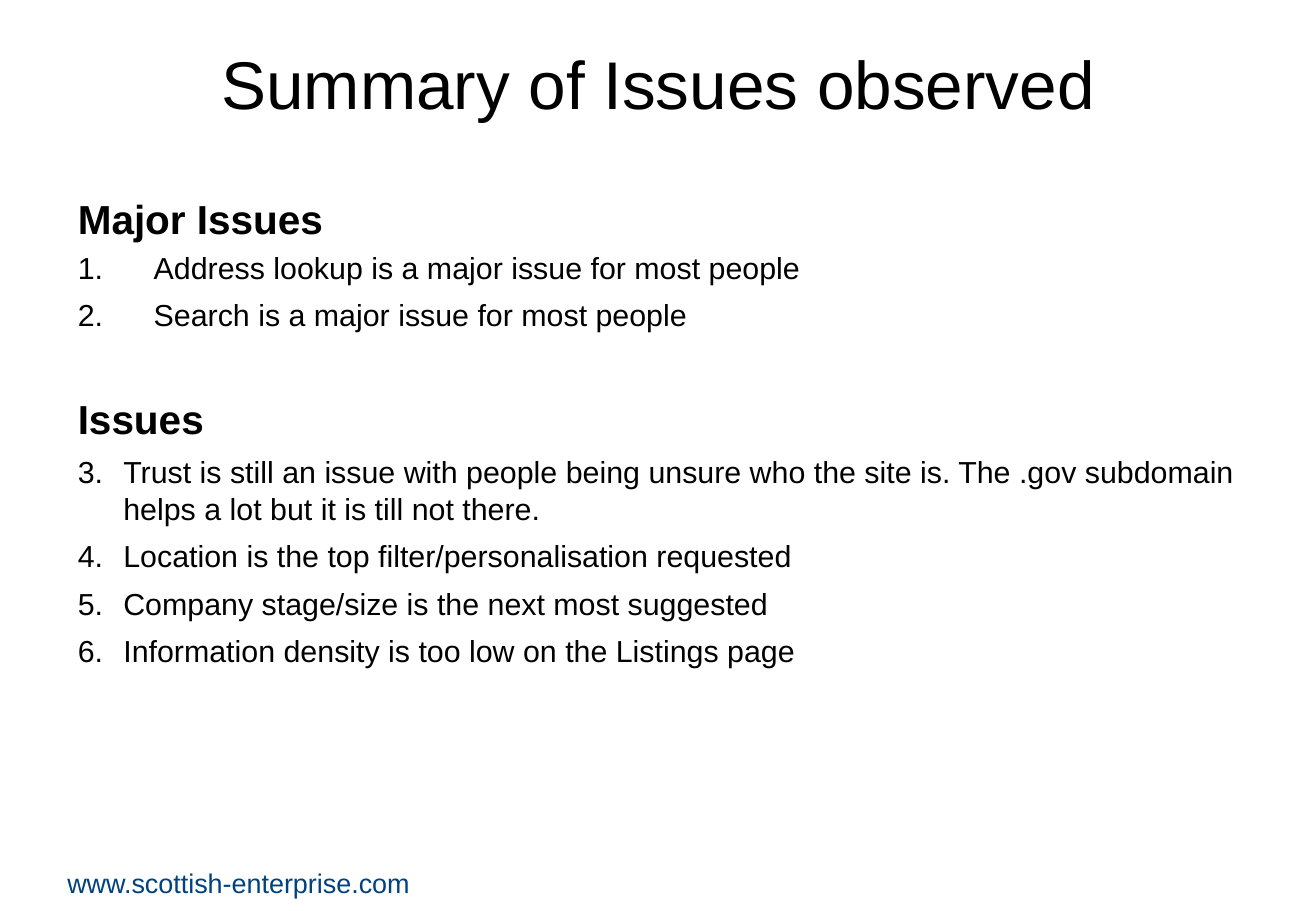
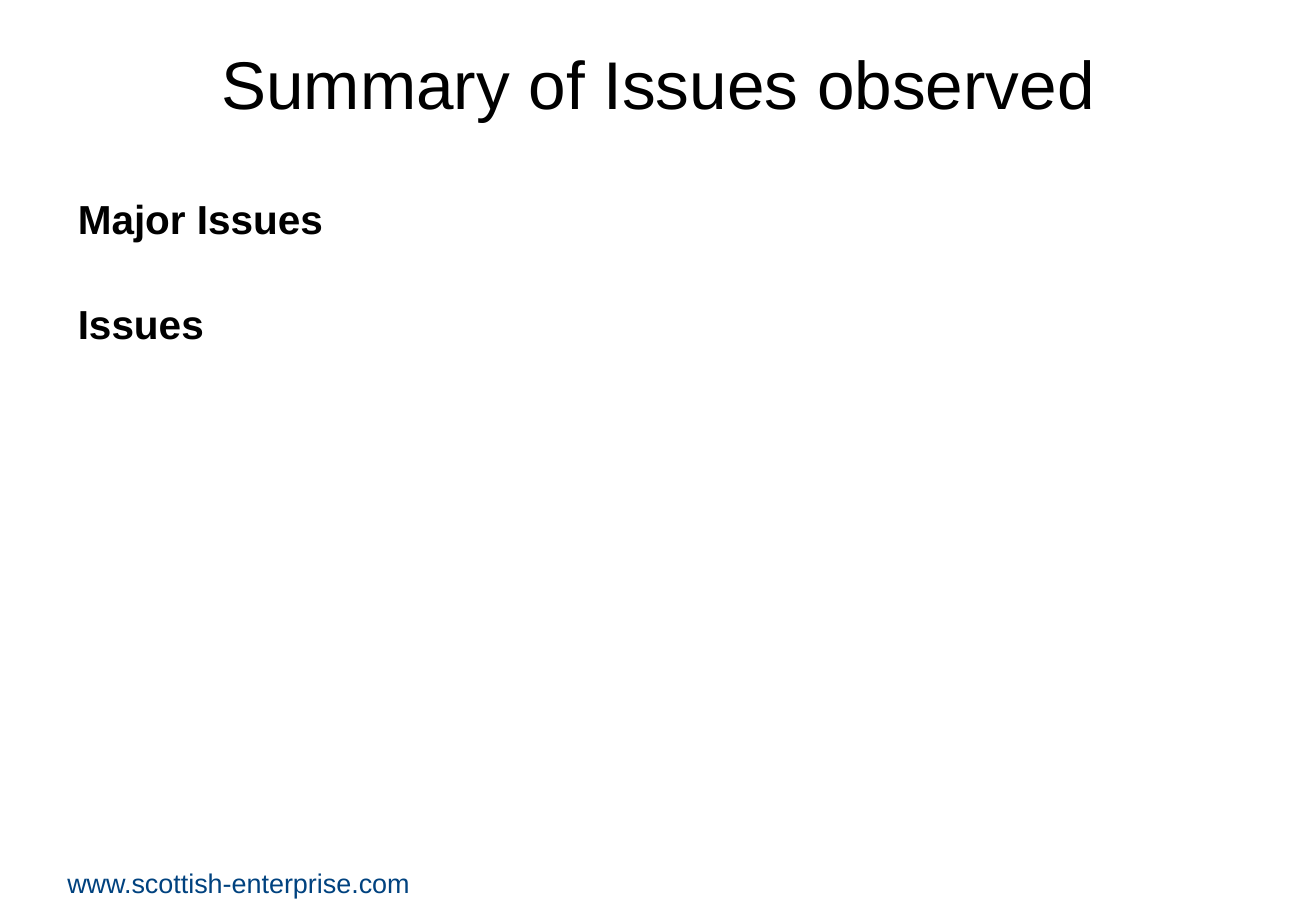
Before and after one commit to scotentSD/fbs, a slide deck: slide 3 of files/SEP-Usability-May-18.pptx. Drawn at 1316x911 pixels with LibreOffice and Linux fonts; fonts in the diff are those of the drawing; background and template pictures are left out. Boxes give left, top, right and bottom in pixels: in the first picture for what was removed or moved away, otherwise in the second. Text is boxed around its words. In the diff, an @@ line names an element or a change of style, - is before the commit and + after.

```diff
--- a/files/SEP-Usability-May-18.pptx
+++ b/files/SEP-Usability-May-18.pptx
@@ text at (154,257,800,332): paragraphs removed @@
-1. Address lookup is a major issue for most people
-2. Search is a major issue for most people
@@ text at (123,461,1234,669): paragraphs removed @@
-1. Trust is still an issue with people being unsure who the site is. The .gov subdomain helps a lot but it is till not there.
-2. Location is the top filter/personalisation requested
-3. Company stage/size is the next most suggested
-4. Information density is too low on the Listings page
```
Also in this commit, not shown: 2 other slides changed, 1 slide added, 4 slides removed, 3 other files.
